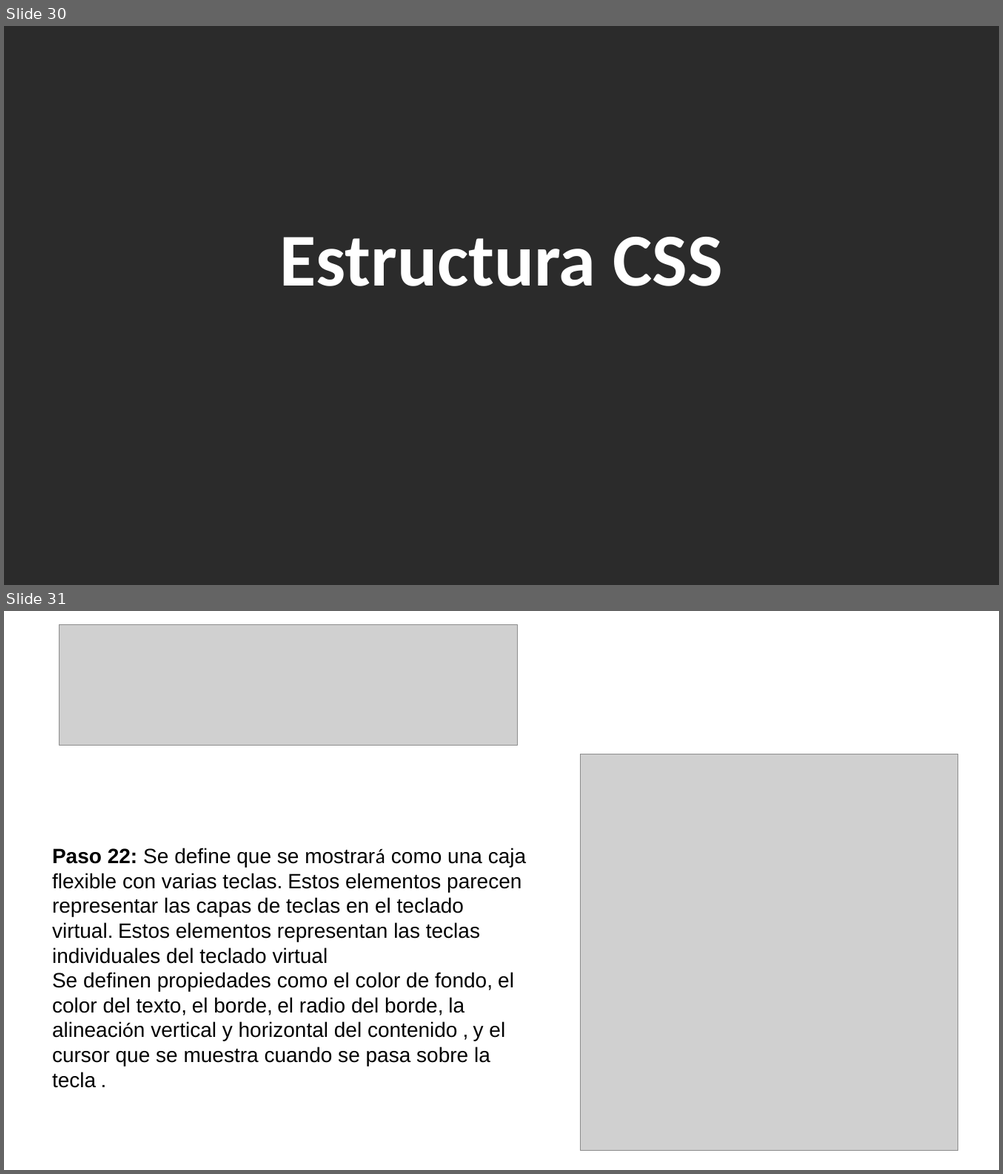
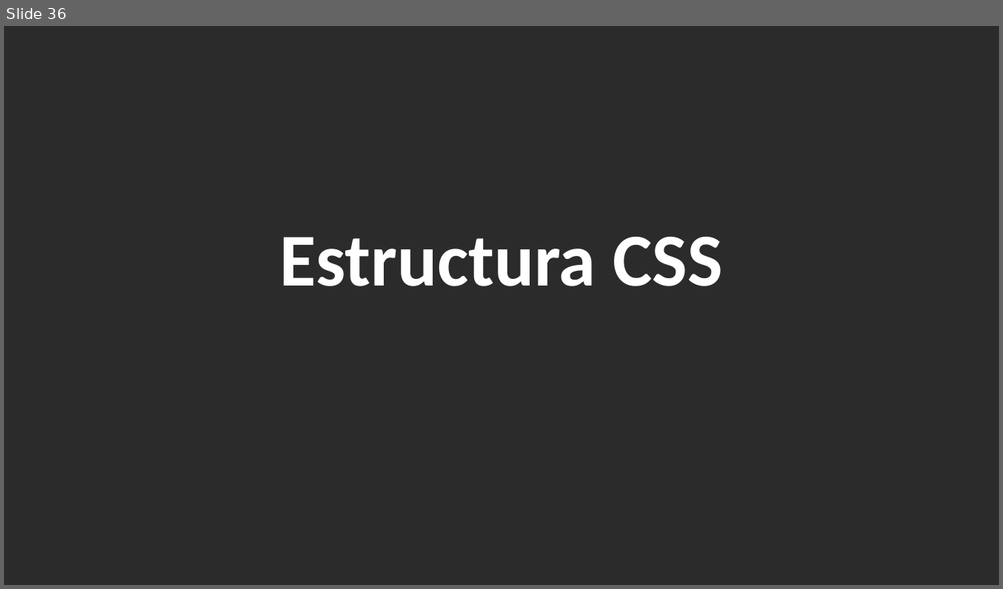
Before and after one commit to ADS02023/tecladoVirtual, a slide deck: Teclado.pptx. Shown one above the other, each under a label of ours: slides 30 and 31 before the commit, slide 36 after it. The pictures are 1003x1174 and 1003x589 pixels, drawn with LibreOffice and Linux fonts; fonts in the diff are those of the drawing; grey boxes stand for pictures; background and template pictures are left out; a plain dark background stands for a picture behind light text. Boxes give left, top, right and bottom in pixels: in the first picture for what was removed or moved away, otherwise in the second. Text is boxed around its words. In the diff, an @@ line names an element or a change of style, - is before the commit and + after.

```diff
--- a/Teclado.pptx
+++ b/Teclado.pptx
@@ slide 31 removed at bbox=[4, 611, 999, 1170], background picture (left out) @@
@@ picture removed at bbox=[60, 624, 518, 745] @@
@@ picture removed at bbox=[580, 755, 959, 1151] @@
@@ text removed at bbox=[52, 848, 526, 1088] @@
-Paso 22: Se define que se mostrará como una caja flexible con varias teclas. Estos elementos parecen representar las capas de teclas en el teclado virtual. Estos elementos representan las teclas individuales del teclado virtual
-Se definen propiedades como el color de fondo, el color del texto, el borde, el radio del borde, la alineación vertical y horizontal del contenido , y el cursor que se muestra cuando se pasa sobre la tecla .
@@ what was slide 30 is now slide 36 @@
```
Also in this commit, not shown: 16 slides changed, 14 slides added, 3 other slides removed, 5 other files.
